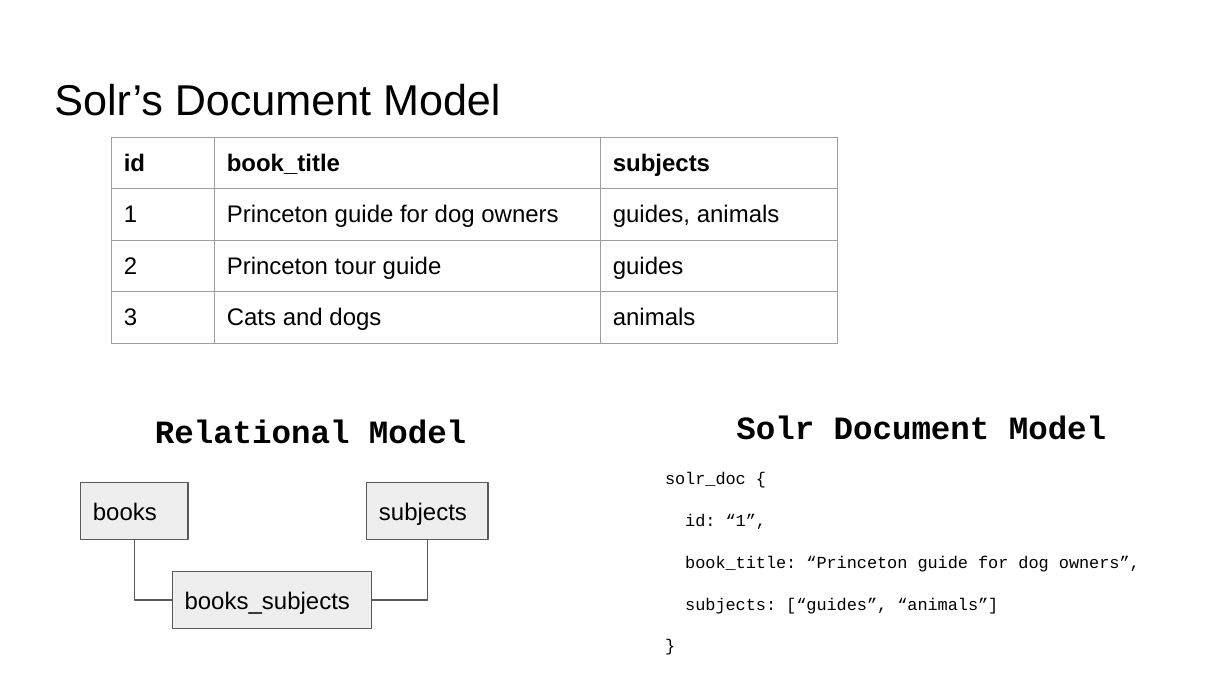
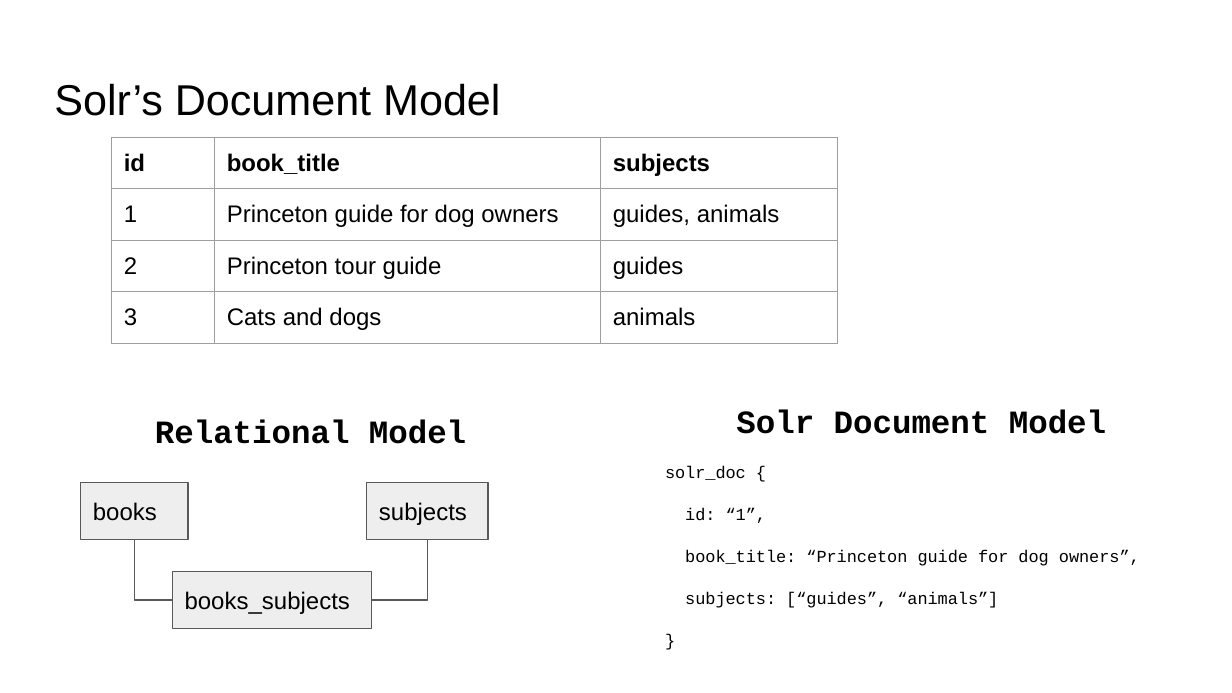
Before and after one commit to hectorcorrea/solr-for-newbies, a slide deck: slide 15 of slides.pptx. Drawn at 1232x693 pixels with LibreOffice and Linux fonts; fonts in the diff are those of the drawing. Boxes give left, top, right and bottom in pixels: in the first picture for what was removed or moved away, otherwise in the second. Text is boxed around its words. In the diff, an @@ line names an element or a change of style, - is before the commit and + after.

```diff
--- a/slides.pptx
+++ b/slides.pptx
@@ text "Solr Document Model" moved from (x1=665, y1=416, x2=1140, y2=614) to (x1=665, y1=410, x2=1140, y2=608) @@
```
Also in this commit, not shown: 1 other slide changed, 1 slide added, 1 slide removed, 5 other files.
